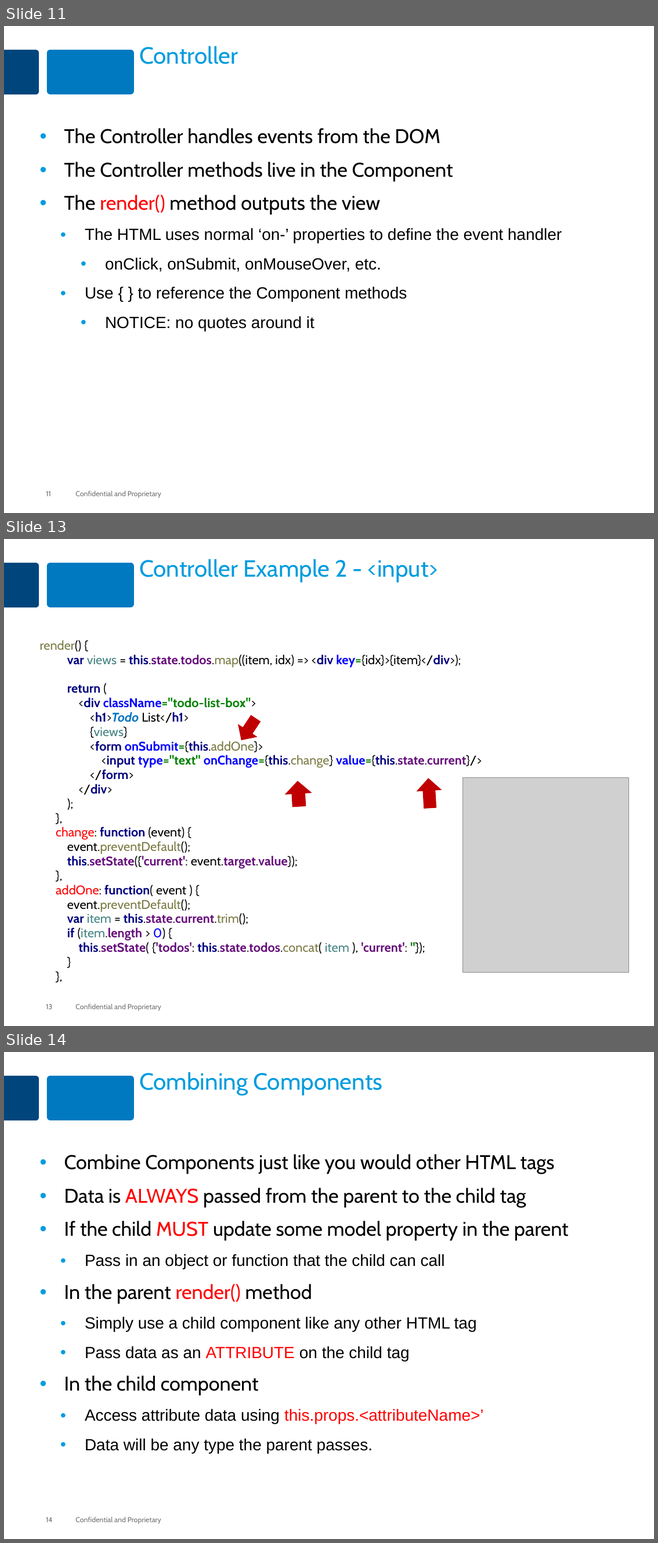
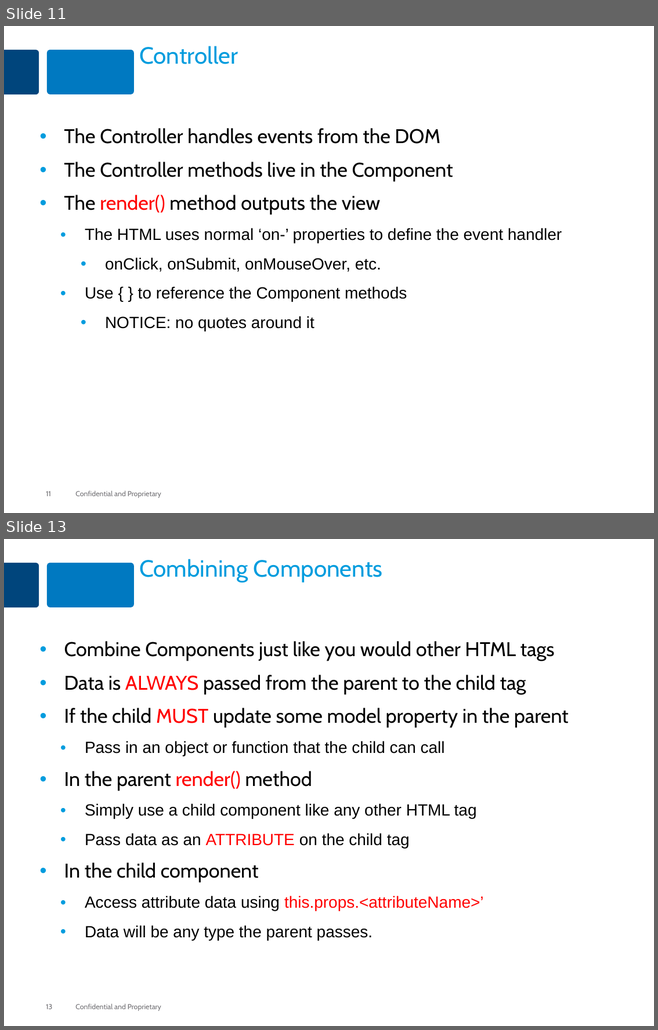
Before and after one commit to MaxMillington/nodePractice, a slide deck: node/lesson-84-react/react-kraken.pptx. Shown one above the other, each under a label of ours: slides 11, 13 and 14 before the commit, slides 11 and 13 after it; the slides between them are not shown. The pictures are 658x1543 and 658x1030 pixels, drawn with LibreOffice and Linux fonts; fonts in the diff are those of the drawing; grey boxes stand for pictures. Boxes give left, top, right and bottom in pixels: in the first picture for what was removed or moved away, otherwise in the second. Text is boxed around its words. In the diff, an @@ line names an element or a change of style, - is before the commit and + after.

```diff
--- a/node/lesson-84-react/react-kraken.pptx
+++ b/node/lesson-84-react/react-kraken.pptx
@@ slide 13 removed at (4, 539, 654, 1026), background #FFFFFF; not listed: 4 template elements that a slide beside it also shows @@
@@ title removed at (139, 559, 438, 582) @@
-Controller Example 2 - <input>
@@ text removed at (40, 640, 481, 954) @@
-render() {
-var views = this.state.todos.map((item, idx) => <div key={idx}>{item}</div>);
-return (
-<div className="todo-list-box">
-<h1>Todo List</h1>
-{views}
-<form onSubmit={this.addOne}>
-<input type="text" onChange={this.change} value={this.state.current}/>
-</form>
-</div>
-);
-},
-change: function (event) {
-event.preventDefault();
-this.setState({'current': event.target.value});
-},
-addOne: function( event ) {
-event.preventDefault();
-var item = this.state.current.trim();
-if (item.length > 0) {
-this.setState( {'todos': this.state.todos.concat( item ), 'current': ''});
-}
-},
@@ down arrow removed at (231, 712, 266, 747) @@
@@ down arrow removed at (284, 780, 313, 808) @@
@@ down arrow removed at (416, 777, 442, 809) @@
@@ picture removed at (463, 777, 629, 972) @@
@@ what was slide 14 is now slide 13 @@
@@ page number at (46, 1004, 52, 1009): text changed @@
-14
+13
```
Also in this commit, not shown: 9 slides changed, 1 other slide removed, 43 other files.
